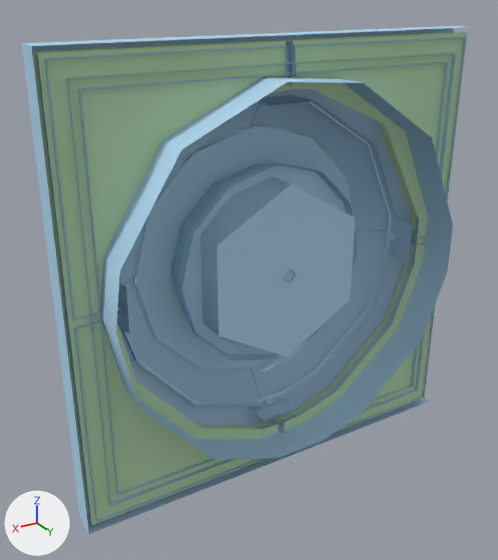
What one commit did to the Blender file models/ingame/p1/laser_catcher/catcher.blend.
Before and after are seen from a camera (50 mm lens) standing at (51.1, 62.7, 37.8) and looking at (3.3, -16.9, -2.0). Lighting does not change. The marker at lower left points along +X, +Y and +Z. The same objects are shown in both versions, whatever each file hides.

Names of what the first picture shows: 'laser_catcher_center_reference_lod2'.
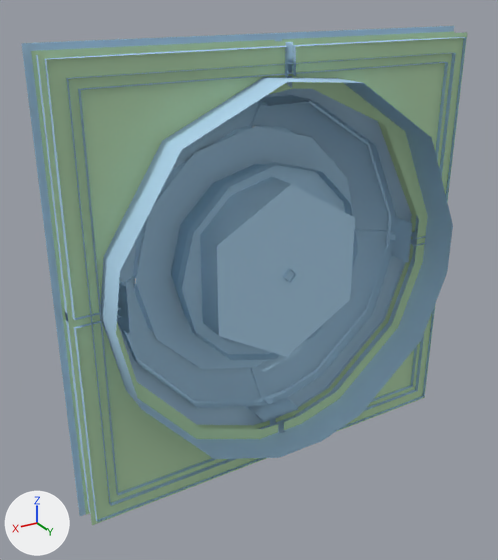
Boxes (x1, y1, x2, y2) around the edits, measured in the pictures (498 x 560 px):
```json
{"object": "laser_catcher_center_reference_lod2", "change": "reshaped", "before": [21, 26, 467, 534], "after": [21, 26, 467, 525]}
{"part": 1, "of": "me_laser_catcher_center_reference_lod2", "change": "deleted", "before": [21, 26, 467, 534], "on screen": "blue"}
```

Scene script edits in JSON lines:
```json
{"block": "me_laser_catcher_center_reference_lod2", "where": "# used by ob_laser_catcher_center_reference_lod2; location = (0.0, 0.0, 0.0)"}
{"op": "remove", "block": "me_laser_catcher_center_reference_lod2", "code": "me_laser_catcher_center_reference_lod2.from_pydata(...)  # 742 vertices, 1070 faces; spans x -32.0..32.0, y -24.6..-7.2, z -32.0..32.0"}
{"op": "add", "block": "me_laser_catcher_center_reference_lod2", "code": "me_laser_catcher_center_reference_lod2.from_pydata(...)  # 732 vertices, 1051 faces; spans x -32.0..32.0, y -24.6..-7.2, z -32.0..32.0"}
{"block": "me_laser_catcher_center_reference_lod2", "change": "me_laser_catcher_center_reference_lod2 part 1"}
{"block": "me_laser_catcher_center_reference_lod2", "change": "10 vertices are removed from x -32.0..32.0, y -12.0, z -32.0..32.0"}
{"block": "me_laser_catcher_center_reference_lod2", "change": "19 faces are deleted"}
```
